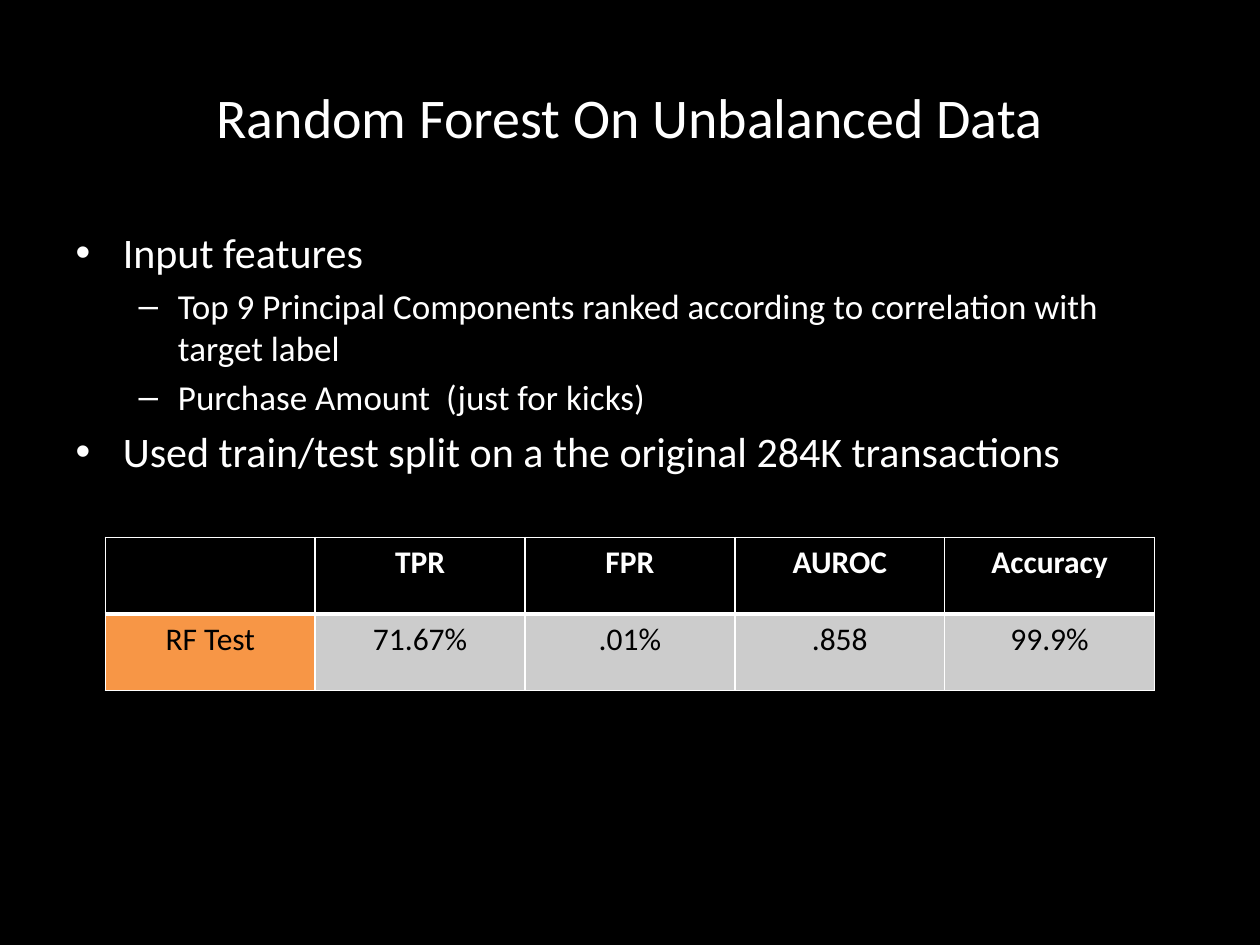
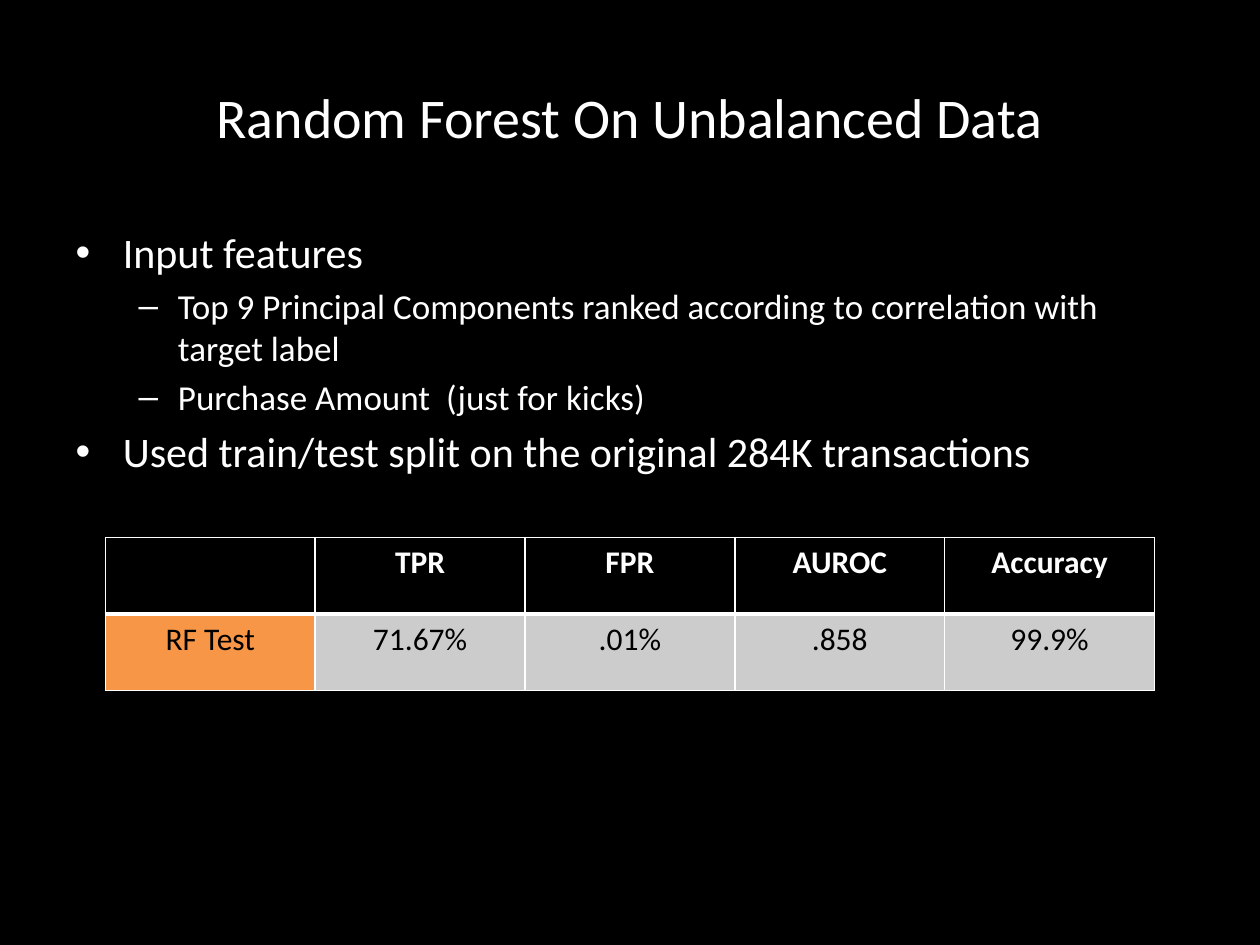
Before and after one commit to clbaechtold/ds5k_homework, a slide deck: slide 10 of final_project/presentation.pptx. Drawn at 1260x945 pixels with LibreOffice and Linux fonts; fonts in the diff are those of the drawing. Boxes give left, top, right and bottom in pixels: in the first picture for what was removed or moved away, otherwise in the second. Text is boxed around its words. In the diff, an @@ line names an element or a change of style, - is before the commit and + after.

```diff
--- a/final_project/presentation.pptx
+++ b/final_project/presentation.pptx
@@ text at (123,437,1030,475): text changed @@
-• Used train/test split on a the original 284K transactions
+• Used train/test split on the original 284K transactions
```
Also in this commit, not shown: 2 other slides changed, 1 slide added, 1 slide removed.
